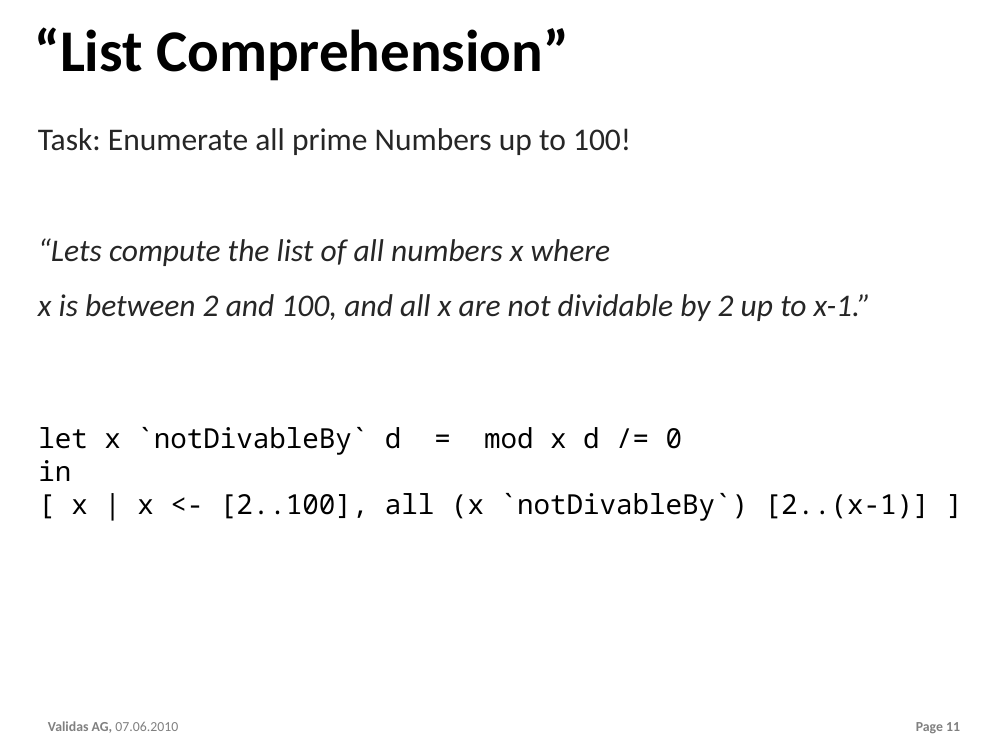
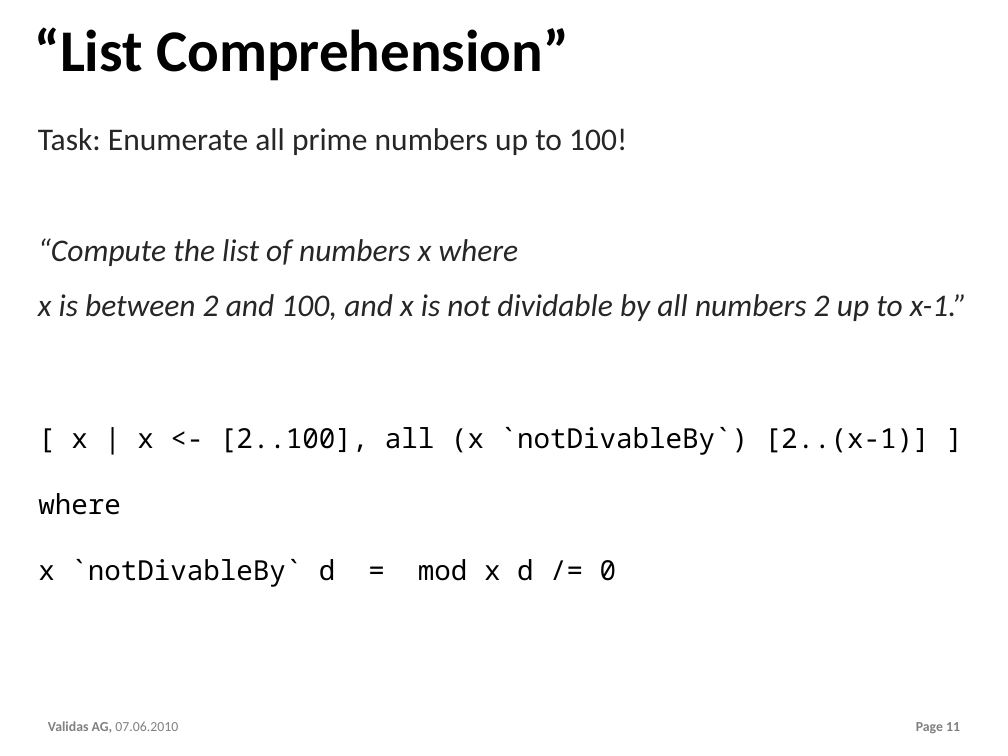
Before and after one commit to theoremprover/chess, a slide deck: slide 11 of ppt/Chess200.pptx. Drawn at 1008x756 pixels with LibreOffice and Linux fonts; fonts in the diff are those of the drawing; background and template pictures are left out. Boxes give left, top, right and bottom in pixels: in the first picture for what was removed or moved away, otherwise in the second. Text is boxed around its words. In the diff, an @@ line names an element or a change of style, - is before the commit and + after.

```diff
--- a/ppt/Chess200.pptx
+++ b/ppt/Chess200.pptx
@@ text at bbox=[38, 128, 967, 321]: text changed @@
-Task: Enumerate all prime Numbers up to 100!
-“Lets compute the list of all numbers x where
-x is between 2 and 100, and all x are not dividable by 2 up to x-1.”
+Task: Enumerate all prime numbers up to 100!
+“Compute the list of numbers x where
+x is between 2 and 100, and x is not dividable by all numbers 2 up to x-1.”
@@ text at bbox=[38, 427, 683, 481]: paragraphs removed @@
-let x `notDivableBy` d = mod x d /= 0
-in
@@ text at bbox=[38, 493, 617, 587]: paragraphs added @@
+where
+x `notDivableBy` d = mod x d /= 0
```
Also in this commit, not shown: 5 other slides changed.
